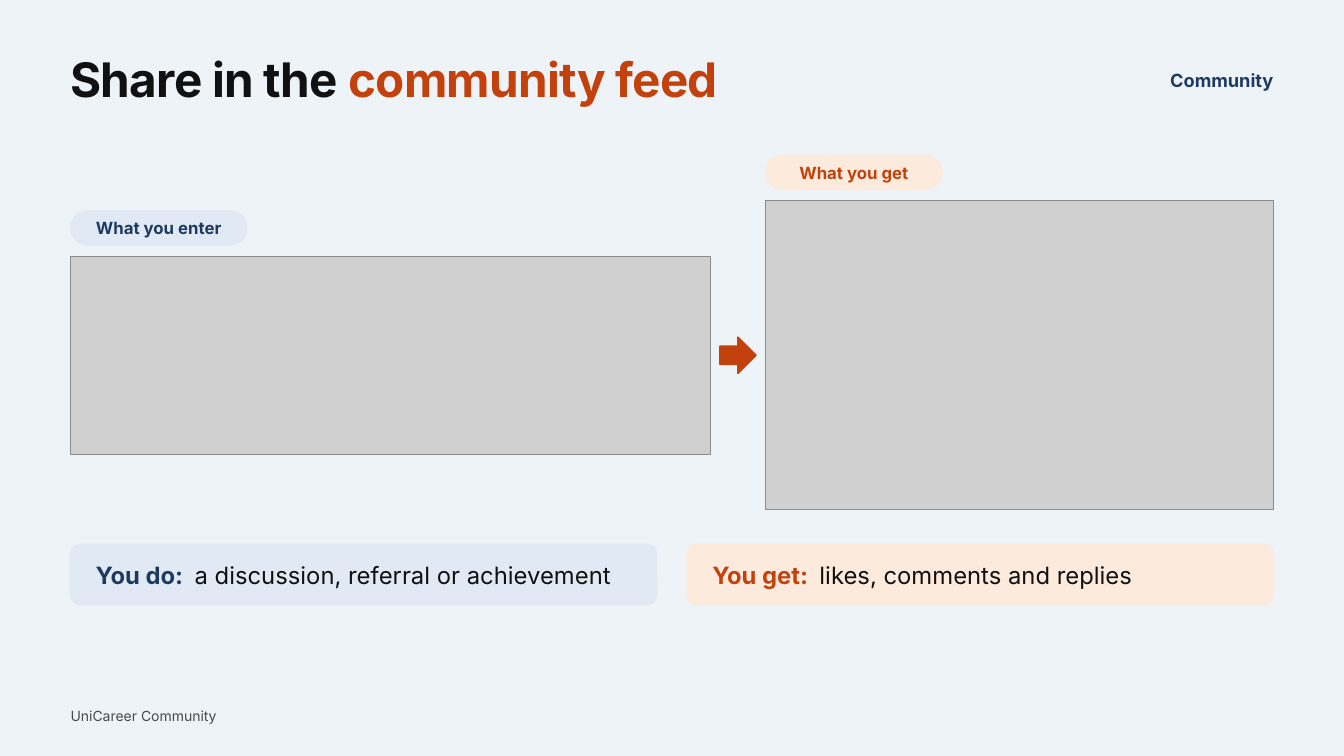
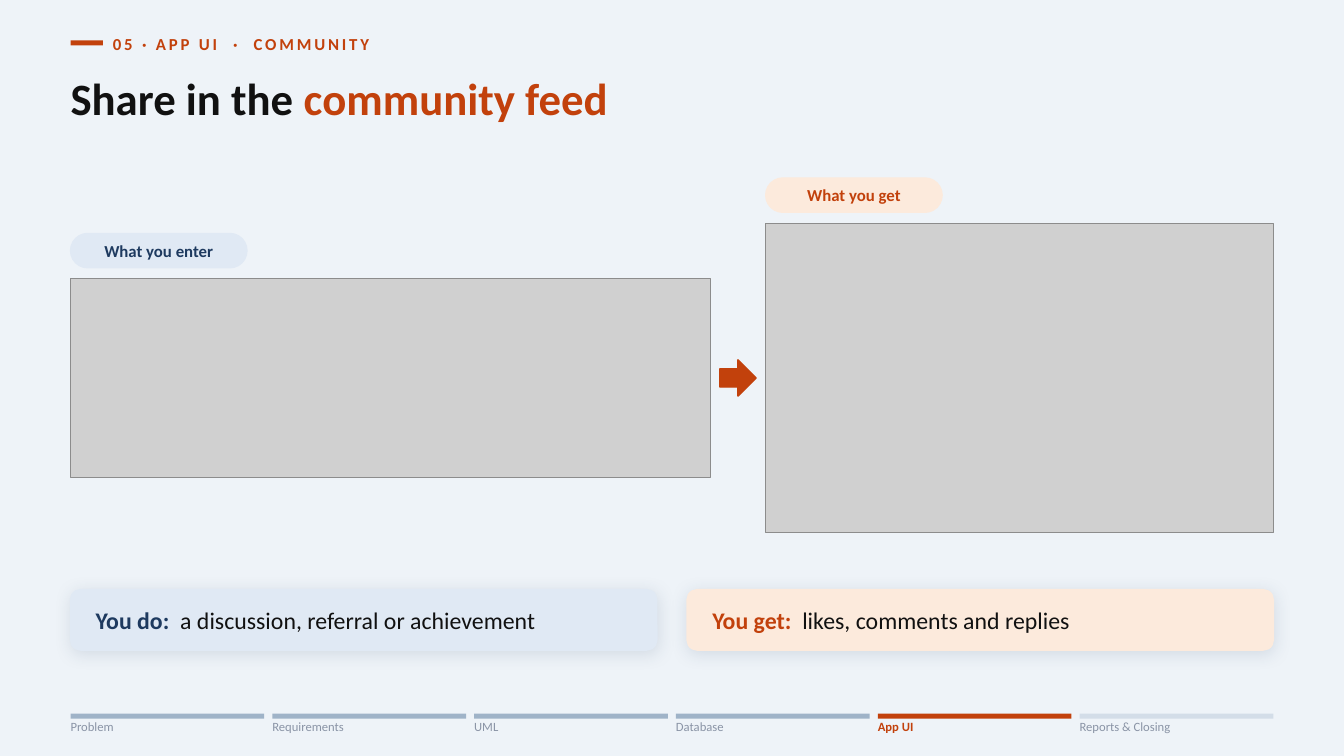
Before and after one commit to sooooojib/CAMPUS_JOB_HUNTING, a slide deck: slide 8 of presentation/05_App_UI.pptx. Drawn at 1344x756 pixels with LibreOffice and Linux fonts; fonts in the diff are those of the drawing; grey boxes stand for pictures. Boxes give left, top, right and bottom in pixels: in the first picture for what was removed or moved away, otherwise in the second. Text is boxed around its words. In the diff, an @@ line names an element or a change of style, - is before the commit and + after.

Commit message:
docs(presentation): update defense presentation decks, full deck merge, ER diagrams, and assets
- Reorganize modular defense presentation decks (01 through 06)
- Add unified full presentation deck (UniCareer_Full_Presentation.pptx)
- Update ER diagram exports (PDF, PNG, SVG)
- Update slide generators, theme config, and real table samples
- Archive legacy slide iterations in presentation/_archive/

```diff
--- a/presentation/05_App_UI.pptx
+++ b/presentation/05_App_UI.pptx
@@ rectangle added at (71, 40, 103, 45), fill #C2410C @@
@@ text added at (113, 39, 369, 50), 12 pt, text #C2410C, bold @@
+05 · APP UI · COMMUNITY
@@ title "Share in the community feed": place and size @@
-title "Share in the community feed" at (71, 60, 718, 107)
+title "Share in the community feed" at (71, 83, 607, 122)
@@ title "Share in the community feed" at (71, 83, 607, 122): size 34 to 32 pt, font Inter to Calibri, letter spacing -0.5 to 0 pt; vertical alignment top to middle @@
@@ text removed at (1170, 73, 1273, 91) @@
-Community
@@ 2 pictures, 2 texts, 2 rounded rectangles: place and size @@
-2 pictures, 2 texts, 2 rounded rectangles at (71, 155, 1274, 510)
+2 pictures, 2 texts, 2 rounded rectangles at (71, 178, 1274, 533)
@@ right arrow: place and size @@
-right arrow at (720, 338, 756, 374)
+right arrow at (720, 360, 756, 396)
@@ rounded rectangle at (71, 590, 657, 650): shadow on @@
@@ 2 texts, 2 rounded rectangles: place and size @@
-2 texts, 2 rounded rectangles at (71, 544, 1274, 605)
+2 texts, 2 rounded rectangles at (71, 590, 1274, 650)
@@ rounded rectangle at (688, 590, 1274, 650): shadow on @@
@@ font Inter to Calibri in 4 elements at (104, 245, 213, 260), (807, 189, 901, 204), (96, 612, 535, 632), (712, 612, 1069, 633) @@
@@ text removed at (71, 710, 217, 724) @@
-UniCareer Community
@@ rectangle added at (71, 714, 264, 719), fill #9FB3C8 @@
@@ rectangle added at (272, 714, 466, 719), fill #9FB3C8 @@
@@ rectangle added at (474, 714, 667, 719), fill #9FB3C8 @@
@@ rectangle added at (677, 714, 870, 719), fill #9FB3C8 @@
@@ rectangle added at (878, 714, 1072, 719), fill #C2410C @@
@@ rectangle added at (1080, 714, 1273, 719), fill #D3DDE8 @@
@@ text added at (71, 722, 114, 731), 9 pt, text #8A94A6 @@
+Problem
@@ text added at (272, 722, 344, 733), 9 pt, text #8A94A6 @@
+Requirements
@@ text added at (474, 723, 498, 731), 9 pt, text #8A94A6 @@
+UML
@@ text added at (676, 722, 724, 731), 9 pt, text #8A94A6 @@
+Database
@@ text added at (878, 722, 914, 733), 9 pt, text #C2410C, bold @@
+App UI
@@ text added at (1080, 722, 1171, 733), 9 pt, text #8A94A6 @@
+Reports & Closing
```
Also in this commit, not shown: 17 other slides changed, 5 slides added, 2 slides removed, 44 other files.
